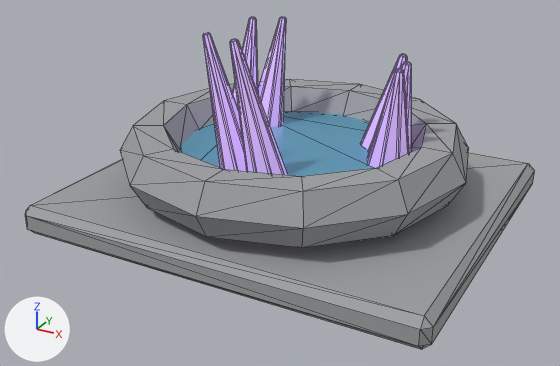
An edit to the glTF model public/assets/harthmere/glb/gathering_nodes/harthmere_old_well_essence/harthmere_old_well_essence.glb, drawn before and after from the same camera.
Rendered twice from a 50 mm camera at (1.81, -3.47, 1.87) aimed at (-0.01, -0.16, 0.22). Lighting does not change. The marker at lower left points along +X, +Y and +Z. The first picture is the older version. Mesh edges are drawn as thin lines. Vertices at exactly the same position are counted once.
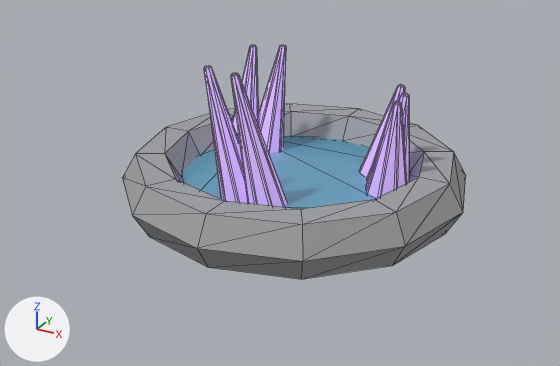
Changed parts and their boxes [x1, y1, x2, y2] in the pictures (560 x 366 px):
'Mesh_0', reshaped, moved, rescaled (32% narrower, 30% shorter): before [25, 17, 534, 350]; after [122, 45, 466, 279]
part 1 of me_mesh_0, added: after [180, 135, 376, 209]
part 2 of me_mesh_0, rebuilt: before [120, 79, 469, 248]; after [122, 104, 466, 279]
part 3 of me_mesh_0, rebuilt (10% shorter): before [367, 68, 409, 168]; after [366, 93, 409, 183]
part 4 of me_mesh_0, rebuilt: before [232, 17, 258, 111]; after [258, 45, 286, 154]
part 5 of me_mesh_0, rebuilt (7% wider): before [368, 61, 411, 153]; after [359, 84, 405, 177]
part 6 of me_mesh_0, added: after [366, 101, 407, 198]
part 7 of me_mesh_0, added: after [204, 65, 248, 203]
part 8 of me_mesh_0, added: after [232, 45, 259, 142]
part 9 of me_mesh_0, added: after [231, 73, 287, 207]
part 10 of me_mesh_0, deleted: before [258, 17, 286, 127]
part 11 of me_mesh_0, deleted: before [230, 39, 287, 175]
part 12 of me_mesh_0, deleted: before [203, 32, 247, 171]
part 13 of me_mesh_0, deleted: before [361, 54, 407, 149]
part 14 of me_mesh_0, deleted: before [179, 111, 375, 176]
part 15 of me_mesh_0, deleted: before [25, 153, 534, 350]

The change, as a diff of the scene's bpy script:
```diff
--- a/public/assets/harthmere/glb/gathering_nodes/harthmere_old_well_essence/harthmere_old_well_essence.glb.py
+++ b/public/assets/harthmere/glb/gathering_nodes/harthmere_old_well_essence/harthmere_old_well_essence.glb.py
@@ me_mesh_0 @@
 # used by ob_mesh_0; location = (-1.1, 0.95, 0.0); scale = (0.000134, 0.000134, 0.000134)
-me_mesh_0.from_pydata(...)  # 404 vertices, 772 faces; spans x 0.0..16383.0, y -14149.0..0.0, z 0.0..7799.0
+me_mesh_0.from_pydata(...)  # 380 vertices, 728 faces; spans x 0.0..16383.0, y -16383.0..0.0, z 0.0..7630.0
+# me_mesh_0 part 1: a new loose piece, a 14-sided cylinder along z spanning x 2499.0..13884.0, y -14030.0..-2353.0, z 1205.0..1728.0, in mat_harthmere_old_well_essence_water (cyan #61aac8)
+# me_mesh_0 part 2: the loose piece of 72 vertices spanning x 1191.0..15192.0, y -14074.0..-74.0, z 1649.0..3713.0 is rebuilt with 72 vertices and now spans x 0.0..16383.0, y -16383.0..0.0, z 434.0..2849.0
+# me_mesh_0 part 3: the loose piece of 40 vertices spanning x 11199.0..12907.0, y -7565.0..-5873.0, z 2443.0..6635.0 is rebuilt with 40 vertices and now spans x 11388.0..13323.0, y -7708.0..-5774.0, z 1362.0..6268.0
+# me_mesh_0 part 4: the loose piece of 40 vertices spanning x 3985.0..5706.0, y -6639.0..-4554.0, z 1861.0..7217.0 is rebuilt with 40 vertices and now spans x 4139.0..6146.0, y -6823.0..-4463.0, z 681.0..6949.0
+# me_mesh_0 part 5: the loose piece of 40 vertices spanning x 10923.0..12577.0, y -6661.0..-5008.0, z 2443.0..6635.0 is rebuilt with 40 vertices and now spans x 10605.0..12687.0, y -6852.0..-4850.0, z 1362.0..6268.0
+# me_mesh_0 part 6: a new loose piece of 40 vertices spanning x 11711.0..13710.0, y -8765.0..-6786.0, z 1362.0..6268.0, in mat_harthmere_old_well_essence_highlight (purple #ceadf3, glowing purple #806b98)
+# me_mesh_0 part 7: a new loose piece of 40 vertices spanning x 5785.0..8447.0, y -12438.0..-10486.0, z 0.0..7630.0, in mat_harthmere_old_well_essence_highlight (purple #ceadf3, glowing purple #806b98)
+# me_mesh_0 part 8: a new loose piece of 40 vertices spanning x 3269.0..5283.0, y -7682.0..-5242.0, z 681.0..6949.0, in mat_harthmere_old_well_essence_highlight (purple #ceadf3, glowing purple #806b98)
+# me_mesh_0 part 9: a new loose piece of 40 vertices spanning x 7395.0..9872.0, y -12448.0..-10405.0, z 0.0..7630.0, in mat_harthmere_old_well_essence_highlight (purple #ceadf3, glowing purple #806b98)
+# me_mesh_0 part 10: the loose piece of 40 vertices spanning x 4729.0..6444.0, y -5905.0..-3888.0, z 1861.0..7217.0 is deleted
+# me_mesh_0 part 11: the loose piece of 40 vertices spanning x 7511.0..9628.0, y -10712.0..-8966.0, z 1279.0..7799.0 is deleted
+# me_mesh_0 part 12: the loose piece of 40 vertices spanning x 6135.0..8410.0, y -10703.0..-9035.0, z 1279.0..7799.0 is deleted
+# me_mesh_0 part 13: the loose piece of 40 vertices spanning x 10254.0..12033.0, y -5930.0..-4219.0, z 2443.0..6635.0 is deleted
+# me_mesh_0 part 14: the loose piece of 28 vertices spanning x 3327.0..13056.0, y -12064.0..-2085.0, z 2309.0..2755.0 is deleted
+# me_mesh_0 part 15
+# 24 vertices are removed from x 0.0..16383.0, y -14149.0..0.0, z 0.0..1191.0
+# 44 faces are deleted
 me_mesh_0.materials.append(mat_harthmere_old_well_essence_highlight)
@@ ob_mesh_0 @@
 ob_mesh_0 = bpy.data.objects.new('Mesh_0', me_mesh_0)
-ob_mesh_0.location = (-1.1, 0.95, 0.0)
-ob_mesh_0.scale = (0.000134, 0.000134, 0.000134)
+ob_mesh_0.location = (-0.94, 0.94, 0.011)
+ob_mesh_0.scale = (0.000115, 0.000115, 0.000115)
```
